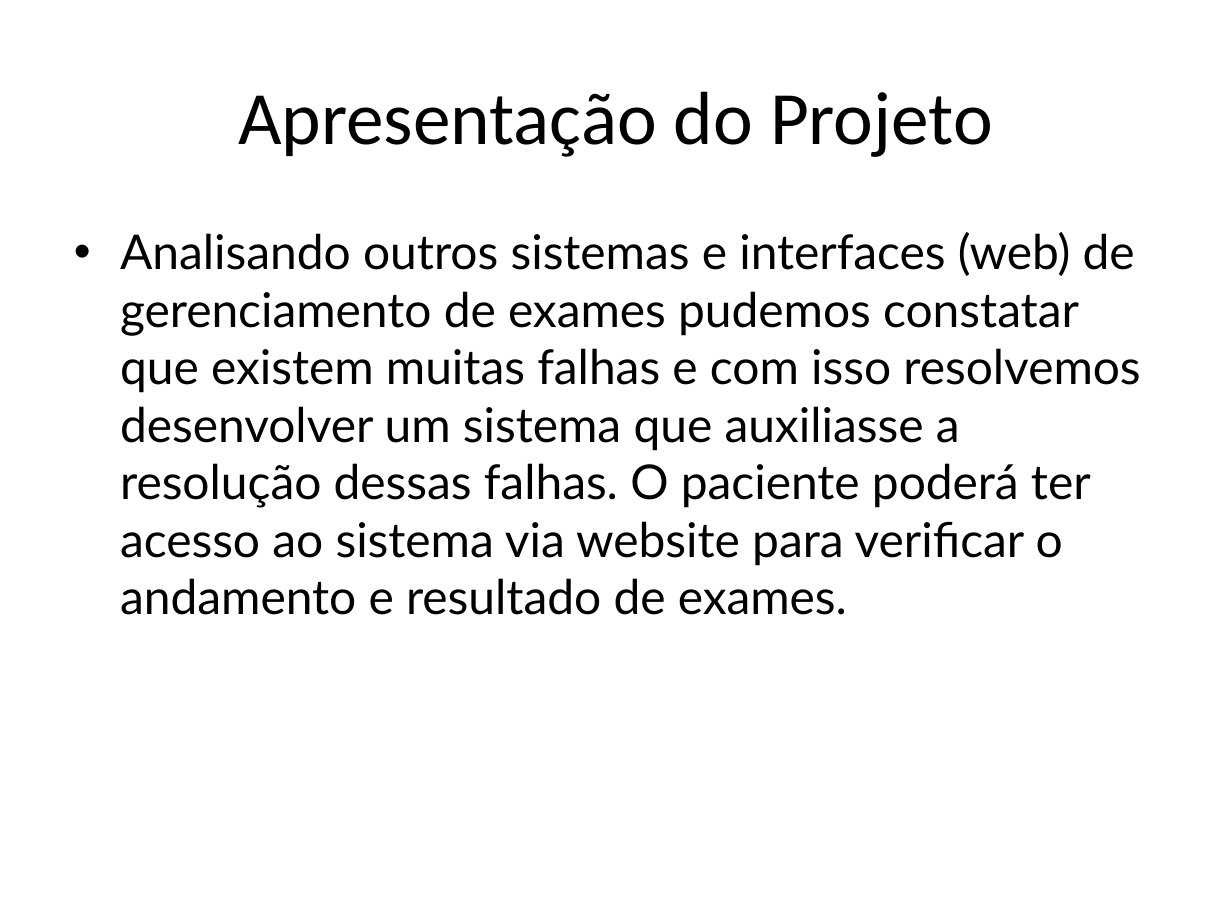
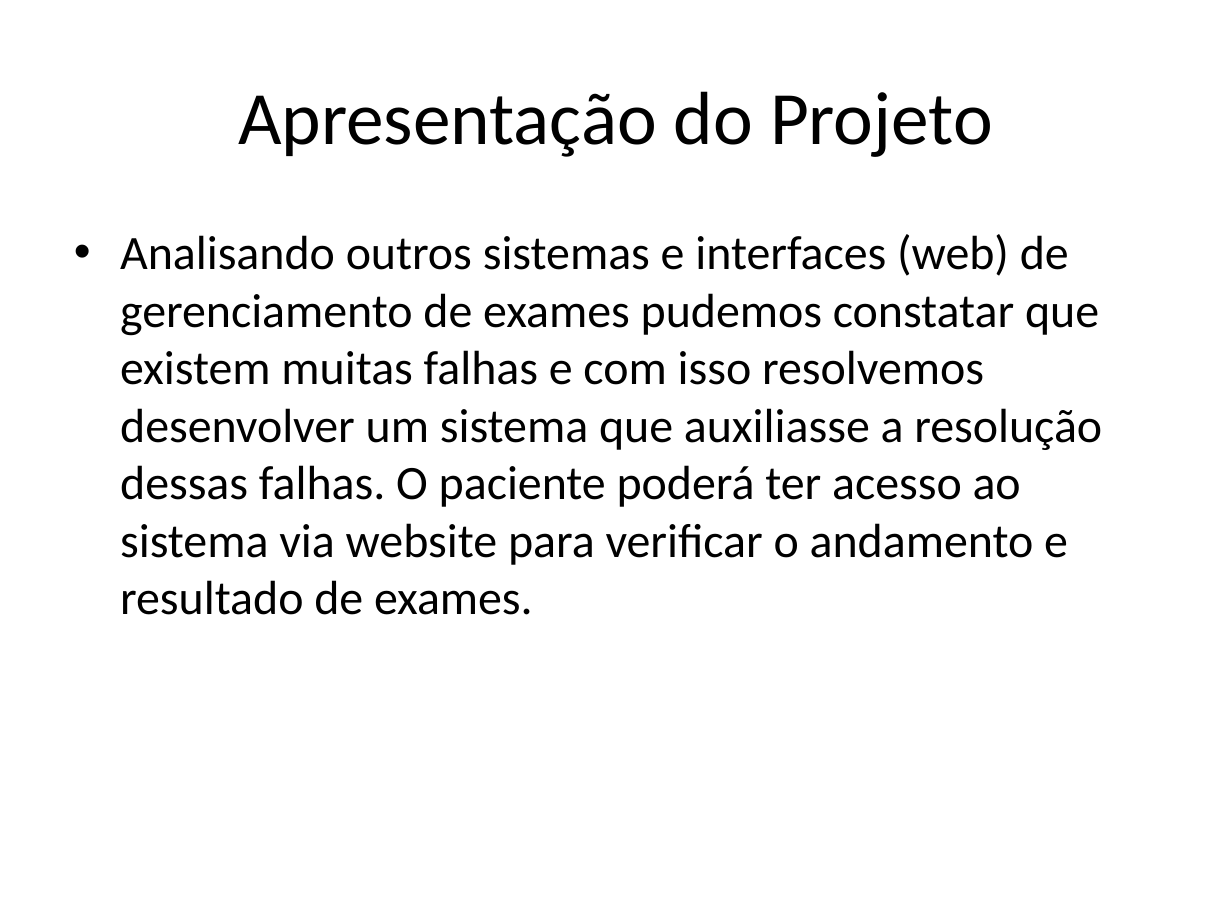
Before and after one commit to kokmz/TCCHUE, a slide deck: slide 3 of documentacao/G4_Apresentacao2sem2014_Final.pptx. Drawn at 1232x924 pixels with LibreOffice and Linux fonts; fonts in the diff are those of the drawing; background and template pictures are left out. Boxes give left, top, right and bottom in pixels: in the first picture for what was removed or moved away, otherwise in the second. Text is boxed around its words. In the diff, an @@ line names an element or a change of style, - is before the commit and + after.

```diff
--- a/documentacao/G4_Apresentacao2sem2014_Final.pptx
+++ b/documentacao/G4_Apresentacao2sem2014_Final.pptx
@@ text "Analisando outros sistemas e interfaces ..." at box(120, 234, 1102, 615): font Lato to Calibri @@
```
Also in this commit, not shown: 5 slides added, 2 slides removed.
